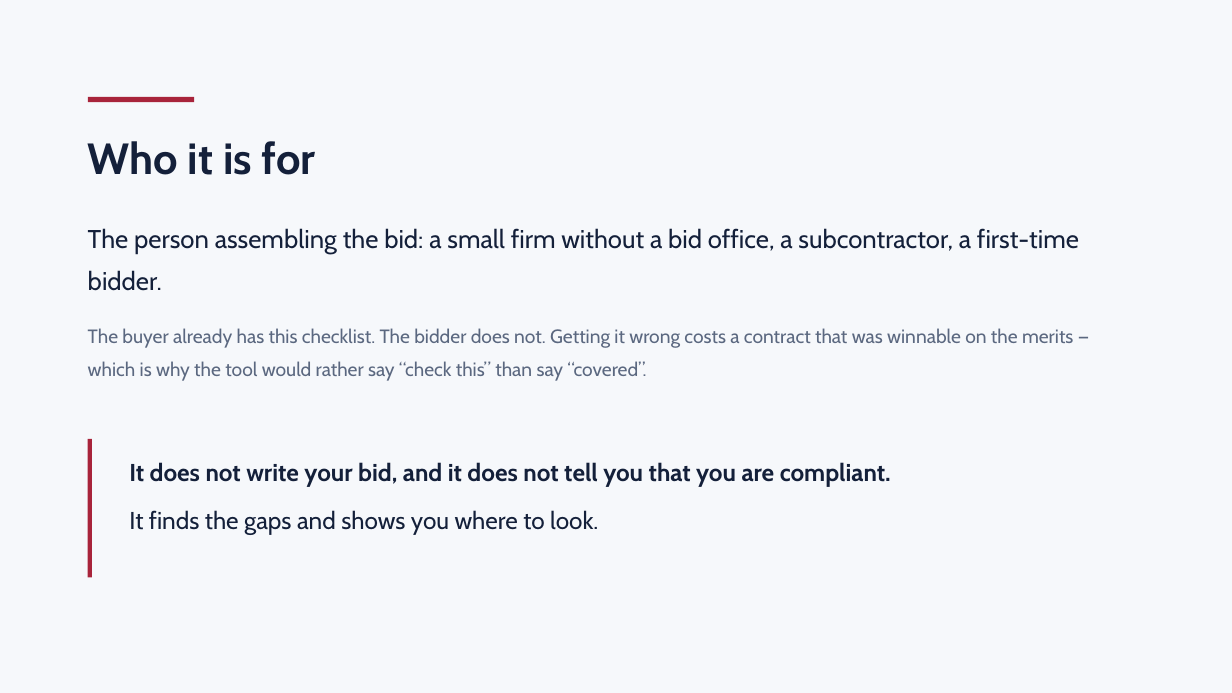
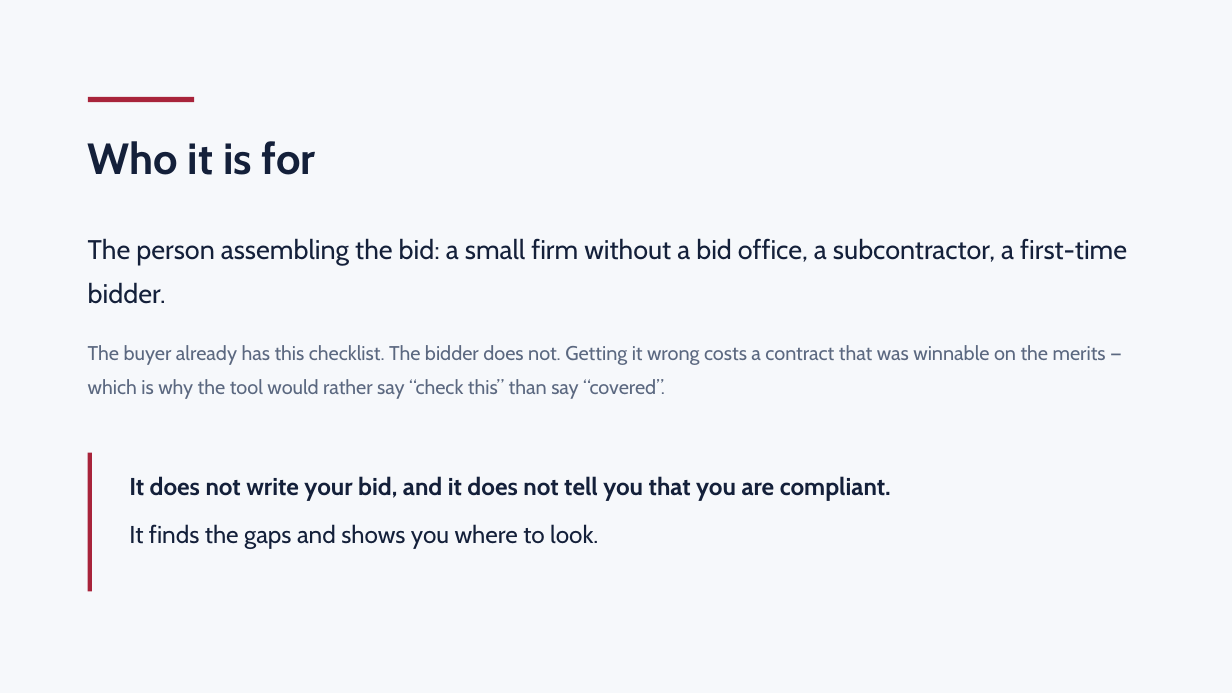
Before and after one commit to Yoh5/tender-compliance-agent, a slide deck: slide 9 of docs/deck.pptx (slide 11 before the commit). Drawn at 1232x693 pixels with LibreOffice and Linux fonts; fonts in the diff are those of the drawing. Boxes give left, top, right and bottom in pixels: in the first picture for what was removed or moved away, otherwise in the second. Text is boxed around its words. In the diff, an @@ line names an element or a change of style, - is before the commit and + after.

```diff
--- a/docs/deck.pptx
+++ b/docs/deck.pptx
@@ text "The person assembling the bid: ...": place and size @@
-text "The person assembling the bid: ..." at (88,228,1079,381)
+text "The person assembling the bid: ..." at (88,238,1127,399)
@@ text "The person assembling the bid: ..." at (88,238,1127,399): size 20 to 21 pt in "The person assembling the bid: a small ..."; size 15 to 15.5 pt in "The buyer already has this checklist. The ..."; more space between paragraphs @@
@@ rectangle: place and size @@
-rectangle at (88,439,91,578)
+rectangle at (88,453,91,592)
@@ text "It does not write your ...": place and size @@
-text "It does not write your ..." at (129,462,891,535)
+text "It does not write your ..." at (129,476,891,549)
```
Also in this commit, not shown: 8 other slides changed, 2 slides removed, 2 other files.
